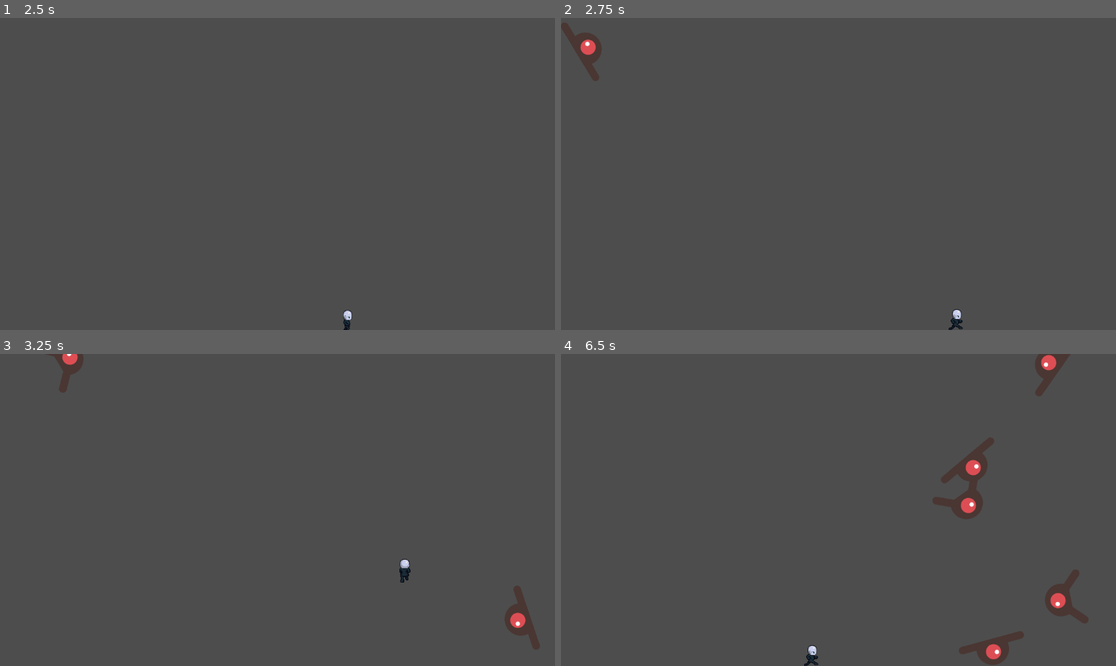
Above: before the commit, frames 1-4 (two rows, left to right).
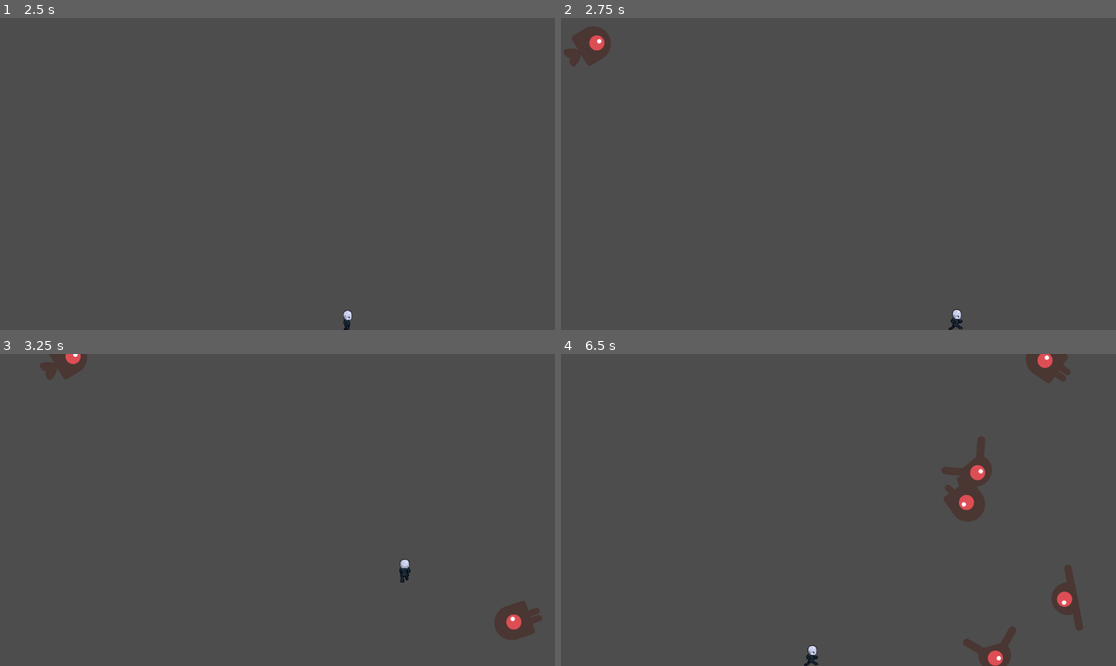
Above: after the commit, the same moments.

Repository: lucas-tremaroli/nordic-gamejam
Game: Godot game, scene res://main.tscn
Same seed, same stepped clock (60 frames per second), same inputs: the game is played once before the commit and once after it. This scene is started directly instead of the project's main scene.
Inputs:
- Up to frame 1 (2.5 s): tap Enter (ui_accept) at 0.5, 0.77, 1.52, 2 s; hold Right (move_right) 0.53-1.28 s; hold Down (move_down) 1.28-2.03 s; hold Right (move_right) from 2.03 s (still down)
- Up to frame 2 (2.75 s): keep holding Right (move_right)
- Up to frame 3 (3.25 s): release Right (move_right) at 2.78 s; hold Up (move_up) from 2.78 s (still down); tap Enter (ui_accept) at 3.02 s
- Up to frame 4 (6.5 s): release Up (move_up) at 3.53 s; hold Left (move_left) 3.53-5.03 s; tap Enter (ui_accept) at 3.77, 4.52, 6.02 s; hold Down (move_down) 5.03-5.78 s; hold Right (move_right) from 5.78 s (still down)

Frame 1 is identical in both runs. In frame 2, 0.6% of the frame differs, in the area x 0-9%, y 1-21%; in frame 3, 0.8%; in frame 4, 1.9%, in the area x 66-95%, y 0-100%.

Commit message:
feat: more sprites

Diff:
--- a/mob.tscn
+++ b/mob.tscn
@@ -1,8 +1,12 @@
-[gd_scene load_steps=6 format=3 uid="uid://cveqhyskttare"]
+[gd_scene load_steps=10 format=3 uid="uid://cv16818p7lrvj"]
 
 [ext_resource type="Script" uid="uid://bji2pjdlw2fo1" path="res://mob.gd" id="1_ubaqv"]
 [ext_resource type="Texture2D" uid="uid://dfq6stcmyfous" path="res://enemyFlyingAlt_1.png" id="2_p11y5"]
 [ext_resource type="Texture2D" uid="uid://dg33ndjesnqkx" path="res://enemyFlyingAlt_2.png" id="3_s5nov"]
+[ext_resource type="Texture2D" uid="uid://dpmm3bqwdvmuf" path="res://enemySwimming_1.png" id="4_s5nov"]
+[ext_resource type="Texture2D" uid="uid://devokq0chkjwp" path="res://enemySwimming_2.png" id="5_b3mxk"]
+[ext_resource type="Texture2D" uid="uid://cc3we3c43nvw" path="res://enemyWalking_1.png" id="6_1qmh0"]
+[ext_resource type="Texture2D" uid="uid://dbcldv1ffr1oh" path="res://enemyWalking_2.png" id="7_gfurk"]
 
 [sub_resource type="SpriteFrames" id="SpriteFrames_b3mxk"]
 animations = [{
@@ -15,6 +19,28 @@
 }],
 "loop": true,
 "name": &"fly",
+"speed": 3.0
+}, {
+"frames": [{
+"duration": 1.0,
+"texture": ExtResource("4_s5nov")
+}, {
+"duration": 1.0,
+"texture": ExtResource("5_b3mxk")
+}],
+"loop": true,
+"name": &"swimming",
+"speed": 3.0
+}, {
+"frames": [{
+"duration": 1.0,
+"texture": ExtResource("6_1qmh0")
+}, {
+"duration": 1.0,
+"texture": ExtResource("7_gfurk")
+}],
+"loop": true,
+"name": &"walking",
 "speed": 3.0
 }]
 
@@ -30,8 +56,7 @@
 [node name="AnimatedSprite2D" type="AnimatedSprite2D" parent="."]
 scale = Vector2(0.75, 0.75)
 sprite_frames = SubResource("SpriteFrames_b3mxk")
-animation = &"fly"
-frame_progress = 0.623312
+animation = &"walking"
 
 [node name="CollisionShape2D" type="CollisionShape2D" parent="."]
 position = Vector2(5, -1)
Binary file added: enemySwimming_1.png
Not shown, added: enemySwimming_1.png.import
Binary file added: enemySwimming_2.png
Not shown, added: enemySwimming_2.png.import
Binary file added: enemyWalking_1.png
Not shown, added: enemyWalking_1.png.import
Binary file added: enemyWalking_2.png
Not shown, added: enemyWalking_2.png.import
Not shown: 1 places in main.tscn that only renumber resources
